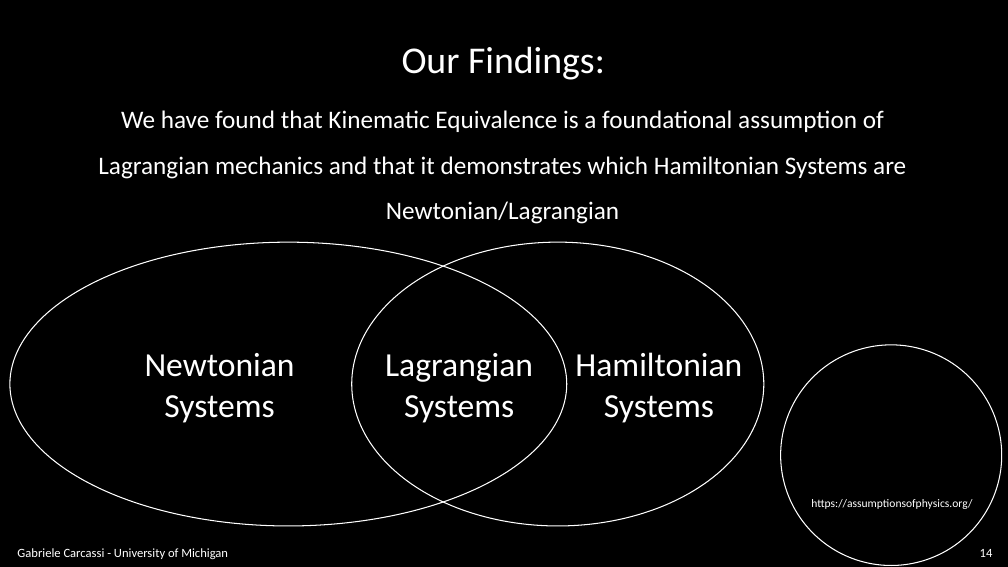
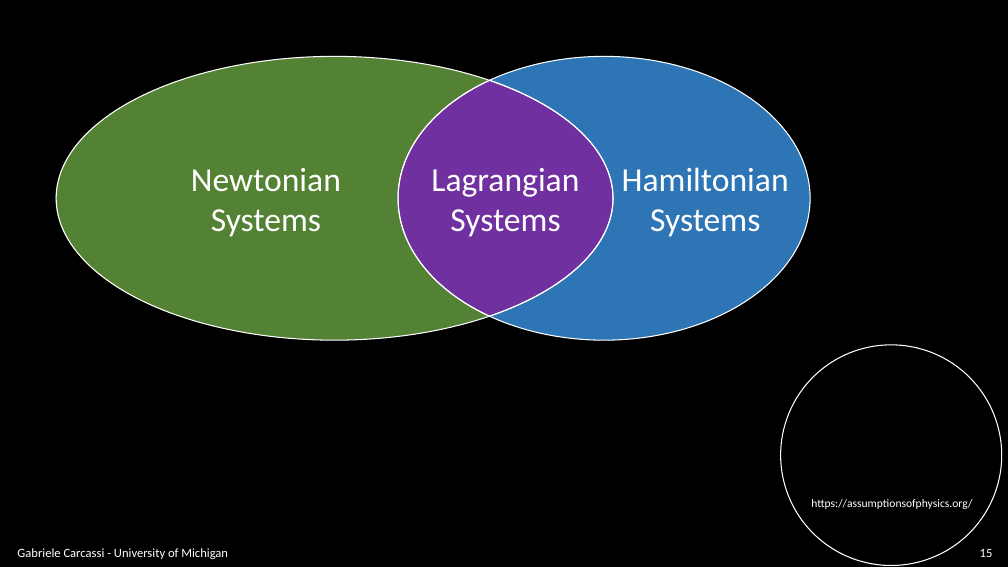
Before and after one commit to assumptionsofphysics/slides, a slide deck: slide 15 of BookCompanions-v2/RP-Class-1.pptx (slide 14 before the commit). Drawn at 1008x567 pixels with LibreOffice and Linux fonts; fonts in the diff are those of the drawing; background and template pictures are left out. Boxes give left, top, right and bottom in pixels: in the first picture for what was removed or moved away, otherwise in the second. Text is boxed around its words. In the diff, an @@ line names an element or a change of style, - is before the commit and + after.

```diff
--- a/BookCompanions-v2/RP-Class-1.pptx
+++ b/BookCompanions-v2/RP-Class-1.pptx
@@ ellipse added at [56,57,613,340], fill #548235 @@
@@ 3 texts, 2 ellipses: place and size @@
-3 texts, 2 ellipses at [10,242,764,526]
+3 texts, 2 ellipses at [56,57,811,340]
@@ ellipse added at [399,57,811,340], fill #2E75B6 @@
@@ text removed at [402,46,605,80] @@
-Our Findings:
@@ freeform shape added at [399,80,613,316], fill #7030A0, outline #FFFFFF 1 pt @@
@@ text removed at [98,110,906,224] @@
-We have found that Kinematic Equivalence is a foundational assumption of Lagrangian mechanics and that it demonstrates which Hamiltonian Systems are Newtonian/Lagrangian
@@ page number at [980,549,993,557]: text changed @@
-14
+15
```
Also in this commit, not shown: 9 other slides changed, 1 slide added.
